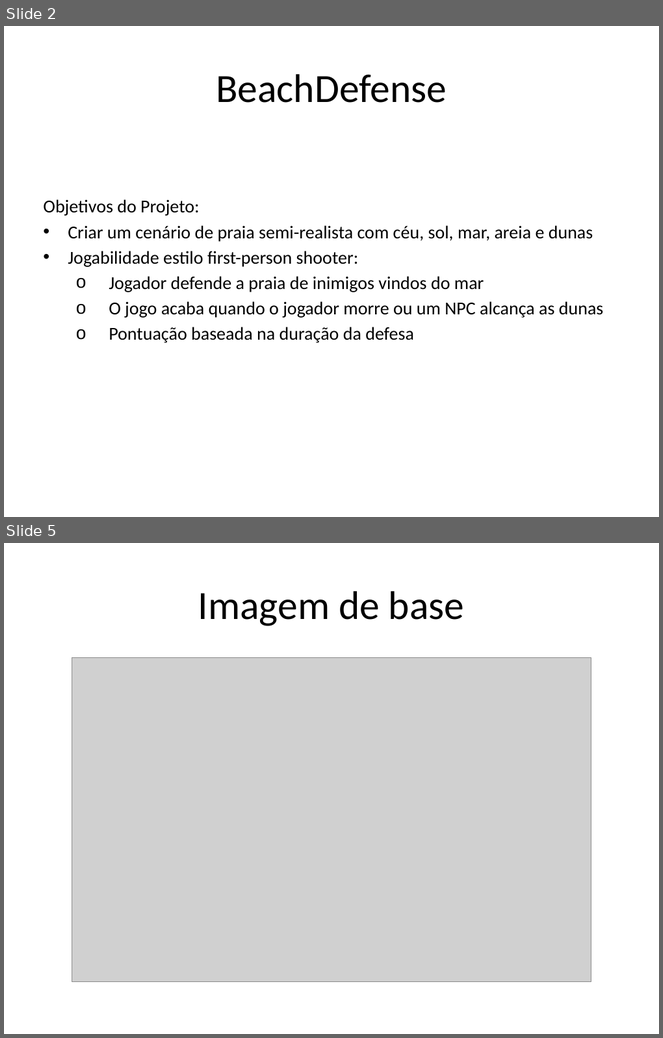
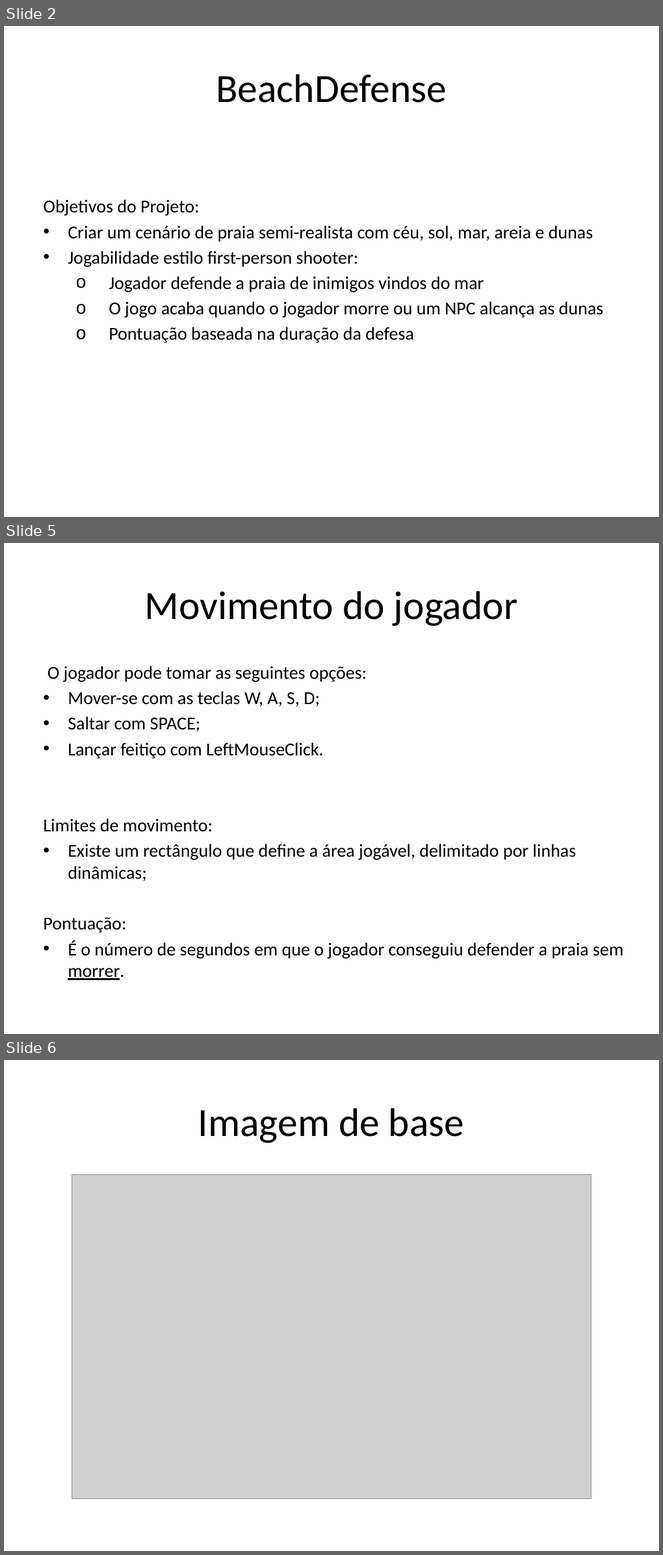
Before and after one commit to Alcatrao/BeachDefense, a slide deck: docs/BeachDefense_Presentation.pptx. Shown one above the other, each under a label of ours: slides 2 and 5 before the commit, slides 2, 5 and 6 after it; the slides between them are not shown. The pictures are 663x1038 and 663x1555 pixels, drawn with LibreOffice and Linux fonts; fonts in the diff are those of the drawing; grey boxes stand for pictures; background and template pictures are left out. Boxes give left, top, right and bottom in pixels: in the first picture for what was removed or moved away, otherwise in the second. Text is boxed around its words. In the diff, an @@ line names an element or a change of style, - is before the commit and + after.

```diff
--- a/docs/BeachDefense_Presentation.pptx
+++ b/docs/BeachDefense_Presentation.pptx
@@ slide 5 added at (4,543,659,1034), background picture (left out) @@
@@ title added at (144,591,518,626), 44 pt, text #000000 @@
+Movimento do jogador
@@ text added at (43,666,623,980), 20 pt, text #000000 @@
+O jogador pode tomar as seguintes opções:
+• Mover-se com as teclas W, A, S, D;
+• Saltar com SPACE;
+• Lançar feitiço com LeftMouseClick.
+Limites de movimento:
+• Existe um rectângulo que define a área jogável, delimitado por linhas dinâmicas;
+Pontuação:
+• É o número de segundos em que o jogador conseguiu defender a praia sem morrer.
@@ what was slide 5 is now slide 6 @@
```
Also in this commit, not shown: 1 slide changed, 1 other slide added, 1 slide removed, 2 other files.
